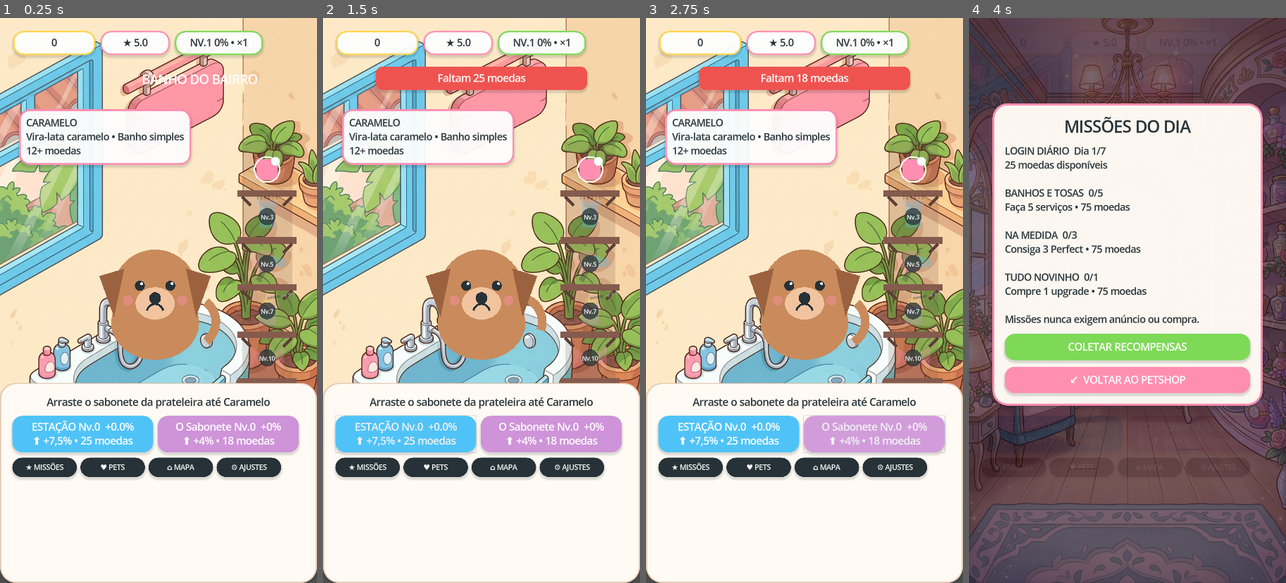
Above: before the commit, frames 1-4 (left to right).
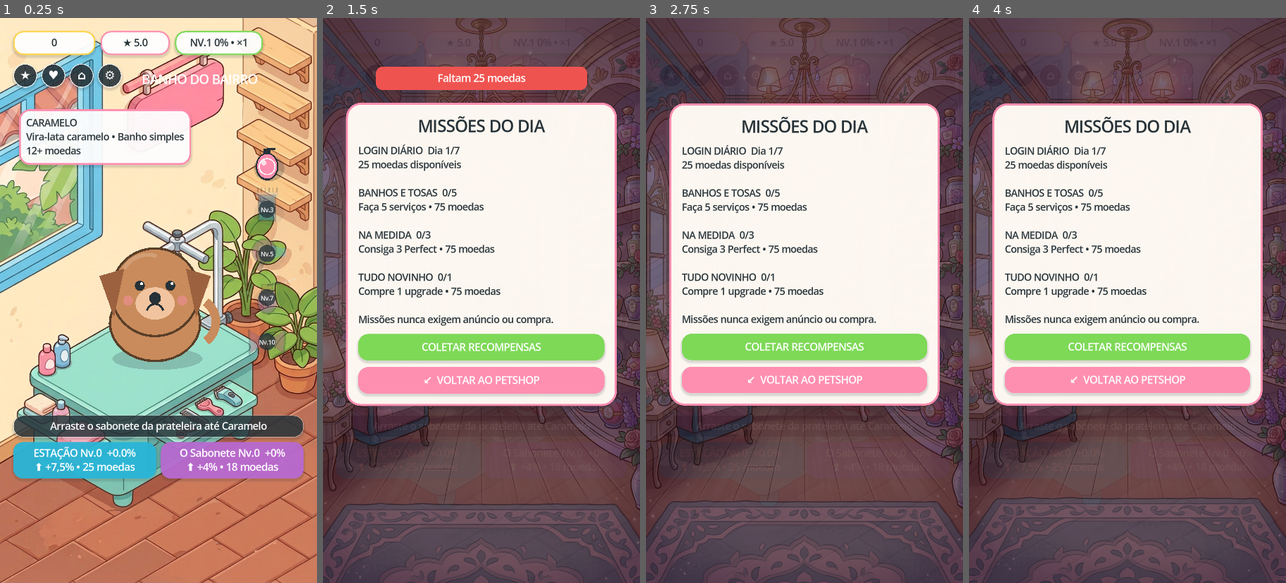
Above: after the commit, the same moments.

Repository: berger33/game_idlepet
Game: Godot game, scene res://scenes/main/Main.tscn
The game is run twice, just before and just after one commit, with the same random seed, the same clock (stepped at 60 frames per second) and the same inputs.
Inputs (mouse positions are in pixels of both pictures, inside the frame that each line leads up to):
- Up to frame 1 (0.25 s): no input
- Up to frame 2 (1.5 s): click "ESTAÇÃO Nv.0 +0.0% ⬆ +7,5% • …" at 0.5 s; click (348, 74) at 1.25 s, where only the run after the commit has a clickable "★"
- Up to frame 3 (2.75 s): click "O Sabonete Nv.0 +0% ⬆ +4% • 1…" at 2 s
- Up to frame 4 (4 s): click (1022, 74) at 2.75 s, where only the run after the commit has a clickable "♥"; click (1013, 470) at 3.5 s, where only the run before the commit has a clickable "★ MISSÕES"

The runs differ from the first frame. In frame 1, 55% of the frame differs, in the area x 0-100%, y 0-100%; in frame 2, 92%; in frame 3, 95%; in frame 4, 10%.

Commit message:
fix: integrate salon UI into illustrated scenes
Co-authored-by: arena-agent <297053741+arena-agent@users.noreply.github.com>

Diff:
--- a/core/gameplay/PetShopCanvas.gd
+++ b/core/gameplay/PetShopCanvas.gd
@@ -9,11 +9,11 @@
 const STYLE_BACKGROUND: Texture2D = preload("res://art/backgrounds/petshop_estilo.png")
 const TOOL_LEVELS: Dictionary = {&"soap": 1, &"clipper": 3, &"dryer": 5, &"perfume": 7, &"bow": 10}
 const TOOL_POSITIONS: Dictionary = {
-	&"soap": Vector2(910, 515),
-	&"clipper": Vector2(910, 675),
-	&"dryer": Vector2(910, 835),
-	&"perfume": Vector2(910, 995),
-	&"bow": Vector2(910, 1155),
+	&"soap": Vector2(910, 500),
+	&"clipper": Vector2(910, 650),
+	&"dryer": Vector2(910, 800),
+	&"perfume": Vector2(910, 950),
+	&"bow": Vector2(910, 1100),
 }
 
 var pet_position: Vector2 = Vector2(540, 930)
@@ -204,7 +204,7 @@
 		background = PERFUME_BACKGROUND
 	elif service_mode == &"style":
 		background = STYLE_BACKGROUND
-	var source_height: float = minf(981.0, background.get_height())
+	var source_height: float = float(background.get_height())
 	draw_texture_rect_region(
 		background,
 		Rect2(Vector2.ZERO, size),
@@ -328,9 +328,22 @@
 		draw_arc(center + Vector2(125, 105), 105, -1.4 + wag, 1.1 + wag, 20, fur, 24)
 	else:
 		draw_arc(center + Vector2(125, 100), 82, -1.2 + wag, 0.7 + wag, 16, fur, 30)
-	# Corpo, cabeça e orelhas.
-	_draw_pet_ellipse(center + Vector2(0, 105), Vector2(150, 125), fur)
+	# Corpo, cabeça e contorno com peso compatível com a ilustração do ambiente.
+	var small_breed: bool = _breed_contains_any(
+		["Pinscher", "Yorkshire", "Pug", "Maltês", "Munchkin"]
+	)
+	var large_breed: bool = _breed_contains_any(
+		["Golden", "Labrador", "Samoieda", "Bernês", "Maine Coon"]
+	)
+	var body_scale: float = 0.84 if small_breed else (1.12 if large_breed else 1.0)
+	_draw_pet_ellipse(center + Vector2(8, 226), Vector2(154 * body_scale, 38), Color("263238", 0.2))
+	_draw_pet_ellipse(
+		center + Vector2(0, 105), Vector2(158 * body_scale, 133 * body_scale), fur.darkened(0.55)
+	)
+	_draw_pet_ellipse(center + Vector2(0, 105), Vector2(150 * body_scale, 125 * body_scale), fur)
+	draw_circle(center, 153, fur.darkened(0.55))
 	draw_circle(center, 145, fur)
+	draw_arc(center + Vector2(-25, -35), 92, 3.65, 5.05, 18, fur.lightened(0.16), 13)
 	var ear_drop: float = 35.0 if pet_wet else 0.0
 	if species == &"cat":
 		draw_colored_polygon(
@@ -482,12 +495,7 @@
 
 
 func _draw_tool_shelf() -> void:
-	# Prateleira integrada ao cenário: utensílios são objetos arrastáveis, não botões retangulares.
-	draw_rect(Rect2(825, 420, 170, 825), Color("6d4c41", 0.18), true)
-	for shelf_y: float in [585.0, 745.0, 905.0, 1065.0, 1225.0]:
-		draw_rect(Rect2(810, shelf_y, 200, 22), Color("855b4d"), true)
-		draw_line(Vector2(825, shelf_y + 22), Vector2(855, shelf_y + 52), Color("5d4037"), 10)
-		draw_line(Vector2(995, shelf_y + 22), Vector2(965, shelf_y + 52), Color("5d4037"), 10)
+	# As prateleiras pertencem à arte raster; aqui são desenhados somente utensílios interativos.
 	for tool: StringName in TOOL_POSITIONS:
 		var unlocked: bool = player_level >= int(TOOL_LEVELS[tool])
 		var shelf_alpha: float = (
@@ -512,11 +520,17 @@
 	var blue: Color = Color("4fc3f7", alpha)
 	var dark: Color = Color("263238", alpha)
 	var white: Color = Color("f8ffff", alpha)
+	var shadow: Color = Color("263238", alpha * 0.24)
+	_draw_pet_ellipse(at + Vector2(7, 11), Vector2(52, 44), shadow)
 	if tool == &"soap":
-		draw_rect(Rect2(at + Vector2(-36, -35), Vector2(72, 70)), pink, true)
-		draw_circle(at + Vector2(28, -28), 15, white)
-		draw_arc(at, 43, 0, TAU, 24, white, 5)
+		_draw_pet_ellipse(at + Vector2(0, 5), Vector2(39, 47), dark)
+		_draw_pet_ellipse(at + Vector2(0, 4), Vector2(34, 42), pink)
+		draw_rect(Rect2(at + Vector2(-12, -55), Vector2(24, 18)), dark, true)
+		draw_line(at + Vector2(0, -55), at + Vector2(29, -55), dark, 8)
+		draw_circle(at + Vector2(-11, -8), 9, Color("ffffff", alpha * 0.7))
+		draw_arc(at + Vector2(0, 5), 27, 0, TAU, 24, white, 4)
 	elif tool == &"clipper":
+		draw_rect(Rect2(at + Vector2(-31, -49), Vector2(62, 90)), dark, true)
 		draw_rect(Rect2(at + Vector2(-27, -45), Vector2(54, 82)), blue, true)
 		draw_rect(Rect2(at + Vector2(-38, -58), Vector2(76, 18)), Color("b0bec5", alpha), true)
 		for tooth: int in 6:
@@ -524,7 +538,9 @@
 				at + Vector2(-32 + tooth * 13, -58), at + Vector2(-32 + tooth * 13, -73), dark, 4
 			)
 	elif tool == &"dryer":
+		draw_circle(at + Vector2(-10, -8), 43, dark)
 		draw_circle(at + Vector2(-10, -8), 38, pink)
+		draw_circle(at + Vector2(-18, -16), 11, Color("ffffff", alpha * 0.55))
 		draw_colored_polygon(
 			PackedVector2Array(
 				[
@@ -538,19 +554,30 @@
 		)
 		draw_line(at + Vector2(-12, 20), at + Vector2(-30, 59), dark, 19)
 	elif tool == &"perfume":
-		draw_rect(Rect2(at + Vector2(-30, -15), Vector2(60, 65)), Color("ce93d8", alpha), true)
-		draw_rect(Rect2(at + Vector2(-18, -42), Vector2(36, 28)), Color("ffd54f", alpha), true)
+		_draw_pet_ellipse(at + Vector2(0, 17), Vector2(35, 40), dark)
+		_draw_pet_ellipse(at + Vector2(0, 16), Vector2(30, 35), Color("ce93d8", alpha))
+		draw_circle(at + Vector2(-10, 5), 8, Color("ffffff", alpha * 0.6))
+		draw_rect(Rect2(at + Vector2(-20, -46), Vector2(40, 33)), dark, true)
+		draw_rect(Rect2(at + Vector2(-16, -42), Vector2(32, 25)), Color("ffd54f", alpha), true)
 		draw_line(at + Vector2(0, -42), at + Vector2(45, -50), dark, 8)
 		for spray: int in 3:
 			draw_circle(at + Vector2(62 + spray * 15, -52 - spray * 5), 5, Color("e1f5fe", alpha))
 	else:
 		draw_colored_polygon(
+			PackedVector2Array([at, at + Vector2(-65, -44), at + Vector2(-62, 44)]), dark
+		)
+		draw_colored_polygon(
+			PackedVector2Array([at, at + Vector2(65, -44), at + Vector2(62, 44)]), dark
+		)
+		draw_colored_polygon(
 			PackedVector2Array([at, at + Vector2(-58, -38), at + Vector2(-55, 38)]), pink
 		)
 		draw_colored_polygon(
 			PackedVector2Array([at, at + Vector2(58, -38), at + Vector2(55, 38)]), pink
 		)
-		draw_circle(at, 22, Color("ffd54f", alpha))
+		draw_circle(at, 25, dark)
+		draw_circle(at, 20, Color("ffd54f", alpha))
+		draw_circle(at + Vector2(-7, -7), 6, Color("ffffff", alpha * 0.65))
 
 
 func _draw_heart(center: Vector2, radius: float, color: Color) -> void:
--- a/scenes/main/Main.gd
+++ b/scenes/main/Main.gd
@@ -36,6 +36,7 @@
 var order_label: Label
 var instruction_label: Label
 var primary_button: Button
+var double_reward_button: Button
 var upgrade_button: Button
 var tool_upgrade_button: Button
 var result_panel: PanelContainer
@@ -298,7 +299,7 @@
 		% ["★".repeat(stars), int(reward), xp_reward, current_pet_name, outcome]
 	)
 	_pop_panel(result_panel)
-	primary_button.text = "✓  PRÓXIMO CLIENTE"
+	primary_button.text = "✓  CONTINUAR"
 	primary_button.disabled = false
 	primary_button.show()
 	_refresh_economy()
@@ -514,7 +515,6 @@
 func _build_interface() -> void:
 	world = PetShopCanvasScript.new()
 	world.set_anchors_and_offsets_preset(Control.PRESET_FULL_RECT)
-	world.offset_bottom = -540
 	add_child(world)
 
 	var top_bar: HBoxContainer = HBoxContainer.new()
@@ -539,51 +539,59 @@
 	order_label.add_theme_color_override("font_color", CHARCOAL)
 	order_card.add_child(order_label)
 
-	var bottom: PanelContainer = PanelContainer.new()
-	bottom.set_anchors_preset(Control.PRESET_BOTTOM_WIDE)
-	# Sheet abaixo da prateleira: o cenário e todos os utensílios continuam arrastáveis.
-	bottom.offset_top = -680.0
-	bottom.offset_bottom = 0.0
-	bottom.add_theme_stylebox_override("panel", _style(Color("fffaf3"), 54, 42, Color("e6cbb5"), 4))
-	add_child(bottom)
-	var column: VBoxContainer = VBoxContainer.new()
-	column.add_theme_constant_override("separation", 18)
-	bottom.add_child(column)
+	# Navegação superior compacta: ícones flutuantes preservam o cenário e a área de trabalho.
+	var nav: HBoxContainer = HBoxContainer.new()
+	nav.position = Vector2(45, 155)
+	nav.add_theme_constant_override("separation", 14)
+	add_child(nav)
+	for item: Dictionary in [
+		{"id": "missions", "icon": "★", "tip": "Missões"},
+		{"id": "collection", "icon": "♥", "tip": "Pets"},
+		{"id": "map", "icon": "⌂", "tip": "Mapa"},
+		{"id": "settings", "icon": "⚙", "tip": "Ajustes"}
+	]:
+		var nav_button: Button = _button(String(item["icon"]), CHARCOAL, 82, 82)
+		nav_button.tooltip_text = String(item["tip"])
+		nav_button.add_theme_font_size_override("font_size", 38)
+		nav_button.add_theme_stylebox_override(
+			"normal", _style(Color("263238", 0.88), 41, 8, Color("ffffff", 0.72), 3)
+		)
+		nav_button.add_theme_stylebox_override("hover", _style(PINK, 41, 8, Color.WHITE, 3))
+		nav_button.pressed.connect(_open_meta.bind(StringName(item["id"])))
+		nav.add_child(nav_button)
+
+	# HUD flutuante sem rodapé sólido: cenário continua visível até a borda inferior.
+	var action_hud: VBoxContainer = VBoxContainer.new()
+	action_hud.position = Vector2(45, 1350)
+	action_hud.size = Vector2(990, 260)
+	action_hud.add_theme_constant_override("separation", 16)
+	add_child(action_hud)
 	instruction_label = Label.new()
 	instruction_label.text = "Arraste o sabonete da prateleira até Caramelo"
 	instruction_label.horizontal_alignment = HORIZONTAL_ALIGNMENT_CENTER
-	instruction_label.add_theme_font_size_override("font_size", 34)
-	instruction_label.add_theme_color_override("font_color", CHARCOAL)
-	instruction_label.custom_minimum_size.y = 52
-	column.add_child(instruction_label)
+	instruction_label.vertical_alignment = VERTICAL_ALIGNMENT_CENTER
+	instruction_label.add_theme_font_size_override("font_size", 33)
+	instruction_label.add_theme_color_override("font_color", Color.WHITE)
+	instruction_label.add_theme_stylebox_override(
+		"normal", _style(Color("263238", 0.82), 34, 14, Color("ffffff", 0.42), 2)
+	)
+	instruction_label.custom_minimum_size = Vector2(990, 72)
+	action_hud.add_child(instruction_label)
 	var upgrades_row: HBoxContainer = HBoxContainer.new()
 	upgrades_row.add_theme_constant_override("separation", 16)
-	column.add_child(upgrades_row)
-	upgrade_button = _button("ESTAÇÃO", BLUE, 480, 106)
+	action_hud.add_child(upgrades_row)
+	upgrade_button = _button("ESTAÇÃO", Color("29b6d8", 0.94), 487, 112)
 	upgrade_button.pressed.connect(_on_upgrade_pressed)
 	upgrades_row.add_child(upgrade_button)
-	tool_upgrade_button = _button("UTENSÍLIO", Color("ce93d8"), 480, 106)
+	tool_upgrade_button = _button("UTENSÍLIO", Color("b86ad1", 0.94), 487, 112)
 	tool_upgrade_button.pressed.connect(_on_tool_upgrade_pressed)
 	upgrades_row.add_child(tool_upgrade_button)
-	var nav: HBoxContainer = HBoxContainer.new()
-	nav.add_theme_constant_override("separation", 12)
-	column.add_child(nav)
-	for item: Dictionary in [
-		{"id": "missions", "label": "★ MISSÕES"},
-		{"id": "collection", "label": "♥ PETS"},
-		{"id": "map", "label": "⌂ MAPA"},
-		{"id": "settings", "label": "⚙ AJUSTES"}
-	]:
-		var nav_button: Button = _button(String(item["label"]), CHARCOAL, 220, 66)
-		nav_button.add_theme_font_size_override("font_size", 24)
-		nav_button.pressed.connect(_open_meta.bind(StringName(item["id"])))
-		nav.add_child(nav_button)
 
 	_build_meta_panel()
 
 	result_panel = PanelContainer.new()
-	result_panel.position = Vector2(130, 505)
-	result_panel.size = Vector2(820, 510)
+	result_panel.position = Vector2(110, 430)
+	result_panel.size = Vector2(860, 720)
 	result_panel.add_theme_stylebox_override(
 		"panel", _style(Color("263238", 0.96), 52, 42, PINK, 7)
 	)
@@ -601,9 +609,18 @@
 	result_detail.add_theme_font_size_override("font_size", 39)
 	result_detail.add_theme_color_override("font_color", Color.WHITE)
 	result_column.add_child(result_detail)
-	primary_button = _button("✓  PRÓXIMO CLIENTE", GREEN, 0, 105)
+	var result_actions: VBoxContainer = VBoxContainer.new()
+	result_actions.add_theme_constant_override("separation", 16)
+	result_column.add_child(result_actions)
+	primary_button = _button("✓  CONTINUAR", GREEN, 0, 105)
 	primary_button.pressed.connect(_on_primary_pressed)
-	result_column.add_child(primary_button)
+	result_actions.add_child(primary_button)
+	double_reward_button = _button("▶  DOBRAR PONTUAÇÃO • EM BREVE", Color("7f8c8d"), 0, 88)
+	double_reward_button.tooltip_text = (
+		"Vídeo recompensado será ativado " + "após integração do provedor de anúncios."
+	)
+	double_reward_button.disabled = true
+	result_actions.add_child(double_reward_button)
 	result_panel.hide()
 
 	toast_layer = Control.new()
Binary file changed: art/backgrounds/petshop_quintal.png
Binary file changed: art/backgrounds/petshop_tosa.png
Not shown, added: docs/UI_SCENE_INTEGRATION_AUDIT.md
Not shown, changed: tests/test_data_and_economy.py
